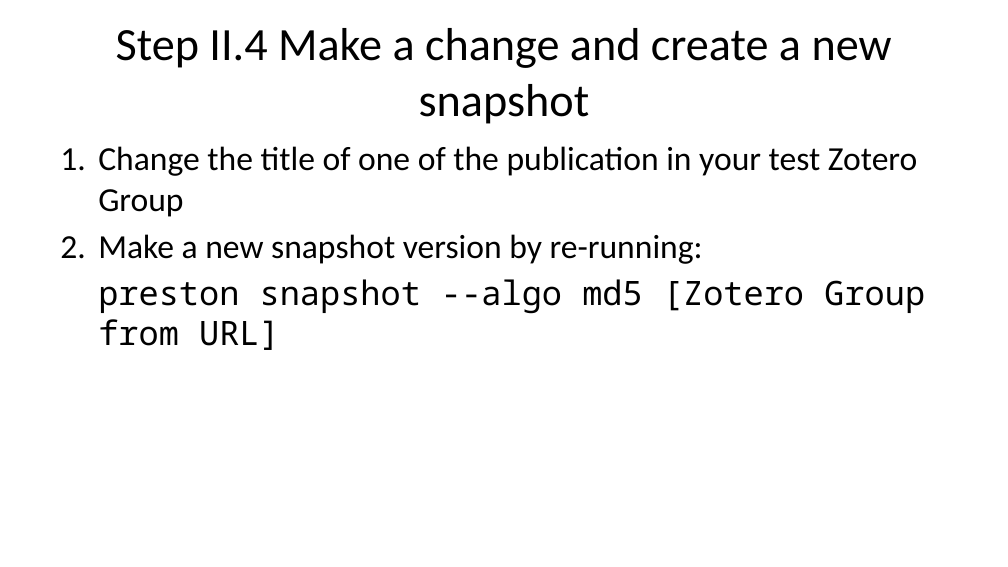
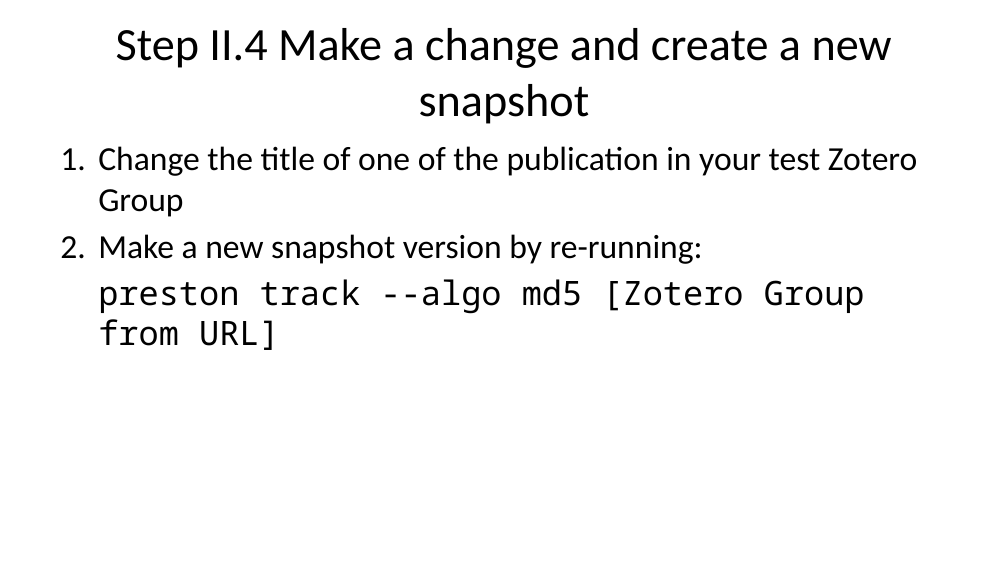
Before and after one commit to bat-literature/bat-literature.github.io, a slide deck: slide 25 of workshop.pptx. Drawn at 1008x567 pixels with LibreOffice and Linux fonts; fonts in the diff are those of the drawing. Boxes give left, top, right and bottom in pixels: in the first picture for what was removed or moved away, otherwise in the second. Text is boxed around its words. In the diff, an @@ line names an element or a change of style, - is before the commit and + after.

Commit message:
only use commands that work with a release preston version; introduce [preston snapshot] etc. when available

```diff
--- a/workshop.pptx
+++ b/workshop.pptx
@@ text at [98, 279, 865, 350]: text changed @@
-preston snapshot --algo md5 [Zotero Group from URL]
+preston track --algo md5 [Zotero Group from URL]
```
Also in this commit, not shown: 3 other files.
